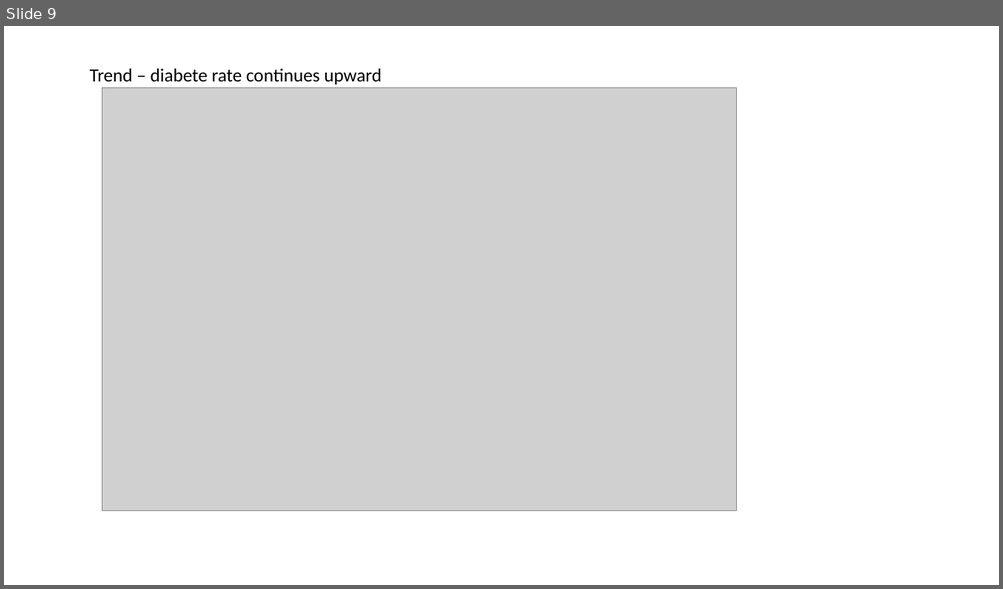
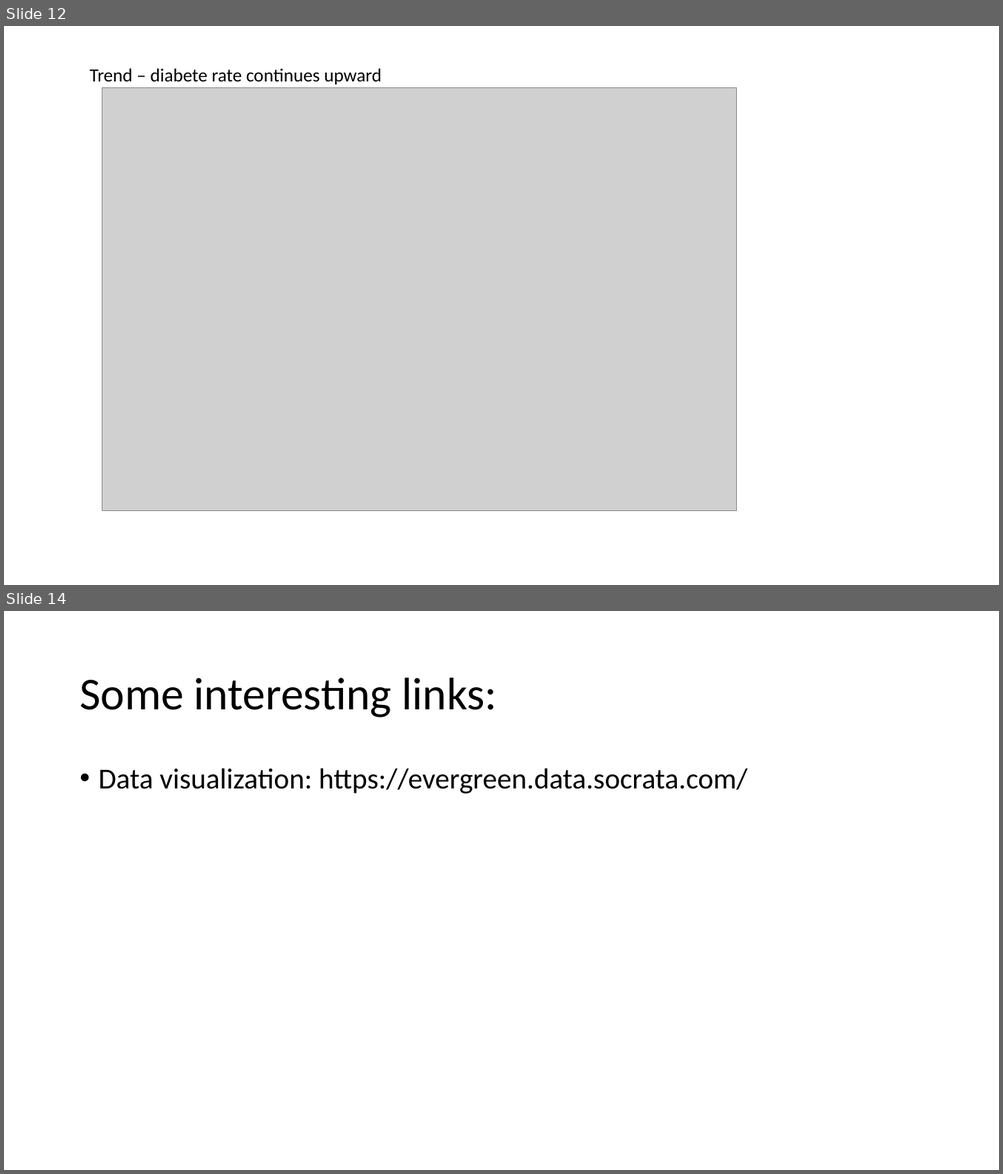
Before and after one commit to tonenguyen/DataAnalytics, a slide deck: Project1/Project1_PowerPoint.pptx. Shown one above the other, each under a label of ours: slide 9 before the commit, slides 12 and 14 after it; the slides between them are not shown. The pictures are 1003x589 and 1003x1174 pixels, drawn with LibreOffice and Linux fonts; fonts in the diff are those of the drawing; grey boxes stand for pictures. Boxes give left, top, right and bottom in pixels: in the first picture for what was removed or moved away, otherwise in the second. Text is boxed around its words. In the diff, an @@ line names an element or a change of style, - is before the commit and + after.

```diff
--- a/Project1/Project1_PowerPoint.pptx
+++ b/Project1/Project1_PowerPoint.pptx
@@ slide 14 added at (x1=4, y1=611, x2=999, y2=1170), background #FFFFFF @@
@@ title added at (x1=79, y1=678, x2=498, y2=718), 44 pt, text #000000 @@
+Some interesting links:
@@ text added at (x1=99, y1=768, x2=747, y2=794), 28 pt, text #000000 @@
+• Data visualization: https://evergreen.data.socrata.com/
@@ what was slide 9 is now slide 12 @@
```
Also in this commit, not shown: 1 slide changed, 4 other slides added.
